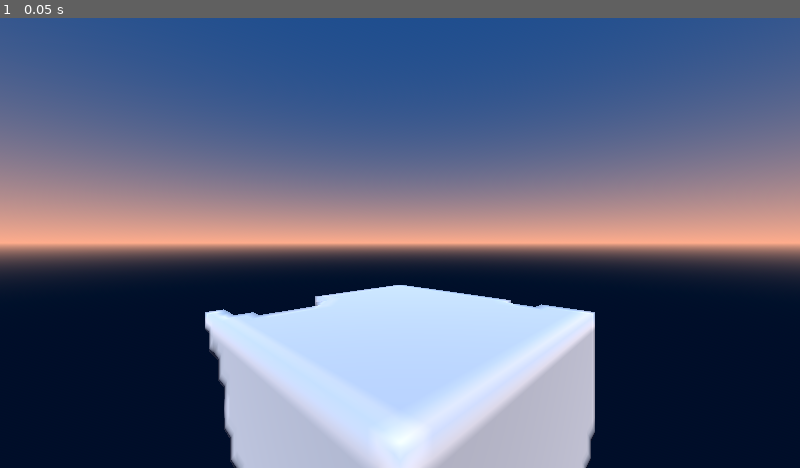
Above: before the commit, frame 1.
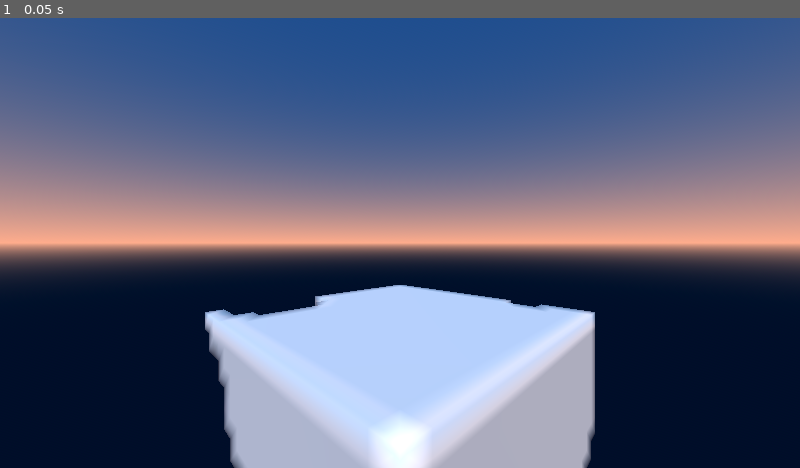
Above: after the commit, the same moment.

Repository: Lost-Rabbit-Digital/The_Voxel_Project
Game: Godot game, scene res://scenes/game.tscn
The game is run twice, just before and just after one commit, with the same random seed, the same clock (stepped at 60 frames per second) and the same inputs.
Inputs:
- Up to frame 1 (0.05 s): no input

The runs differ from the first frame. In frame 1, 0.8% of the frame differs, in the area x 25-75%, y 59-100%.

Commit message:
Fixed normal generation and fixed lighting

Diff:
--- a/snc_project/scripts/voxels/voxel_manager.gd
+++ b/snc_project/scripts/voxels/voxel_manager.gd
@@ -116,28 +116,63 @@
 					}
 
 func _create_optimized_chunk_mesh() -> void:
-	# Skip if no voxels to render
 	if active_voxels.is_empty():
 		if debug_enabled:
 			print("No voxels to render in chunk")
 		return
 
-	var st = SurfaceTool.new()
+	var st := SurfaceTool.new()
 	st.begin(Mesh.PRIMITIVE_TRIANGLES)
 
-	# Set material before adding vertices
+	# Set material with proper lighting parameters
 	var material = voxel_materials[VoxelType.STONE]
 	material.cull_mode = BaseMaterial3D.CULL_BACK
+	material.shading_mode = BaseMaterial3D.SHADING_MODE_PER_VERTEX
+	material.vertex_color_use_as_albedo = false
+	material.roughness = 0.7
+	material.metallic = 0.0
 	st.set_material(material)
 
-	# Track if we've added any faces
+	# Process each voxel
 	var faces_added := false
-
-	# Process each voxel
 	for pos in active_voxels:
-		var voxel = active_voxels[pos]
 		if _add_visible_faces_st(pos, st):
 			faces_added = true
+
+	if not faces_added:
+		if debug_enabled:
+			print("No visible faces in chunk")
+		return
+
+	# Generate normals and create mesh
+	st.generate_normals()
+	st.generate_tangents()
+
+	var mesh := st.commit()
+	if not mesh or mesh.get_surface_count() == 0:
+		if debug_enabled:
+			print("Failed to create valid mesh")
+		return
+
+	# Create mesh instance with proper lighting settings
+	var instance := MeshInstance3D.new()
+	instance.mesh = mesh
+	instance.cast_shadow = GeometryInstance3D.SHADOW_CASTING_SETTING_ON
+	instance.gi_mode = GeometryInstance3D.GI_MODE_DYNAMIC
+	instance.visibility_range_end = 100.0  # Adjust based on your needs
+
+	# Create collision
+	var body := StaticBody3D.new()
+	var collision_node := CollisionShape3D.new()
+	var mesh_faces := mesh.get_faces()
+	if mesh_faces.size() > 0:
+		var collision_shape := ConcavePolygonShape3D.new()
+		collision_shape.set_faces(mesh_faces)
+		collision_node.shape = collision_shape
+		body.add_child(collision_node)
+		instance.add_child(body)
+
+	chunk_node.add_child(instance)
 
 	# Only create mesh if we have faces to render
 	if not faces_added:
Not shown, added: snc_project/scenes/game.tscn9939341759.tmp
Not shown, added: snc_project/scenes/game.tscn9943518162.tmp
Not shown, added: snc_project/scenes/game.tscn9999690501.tmp
